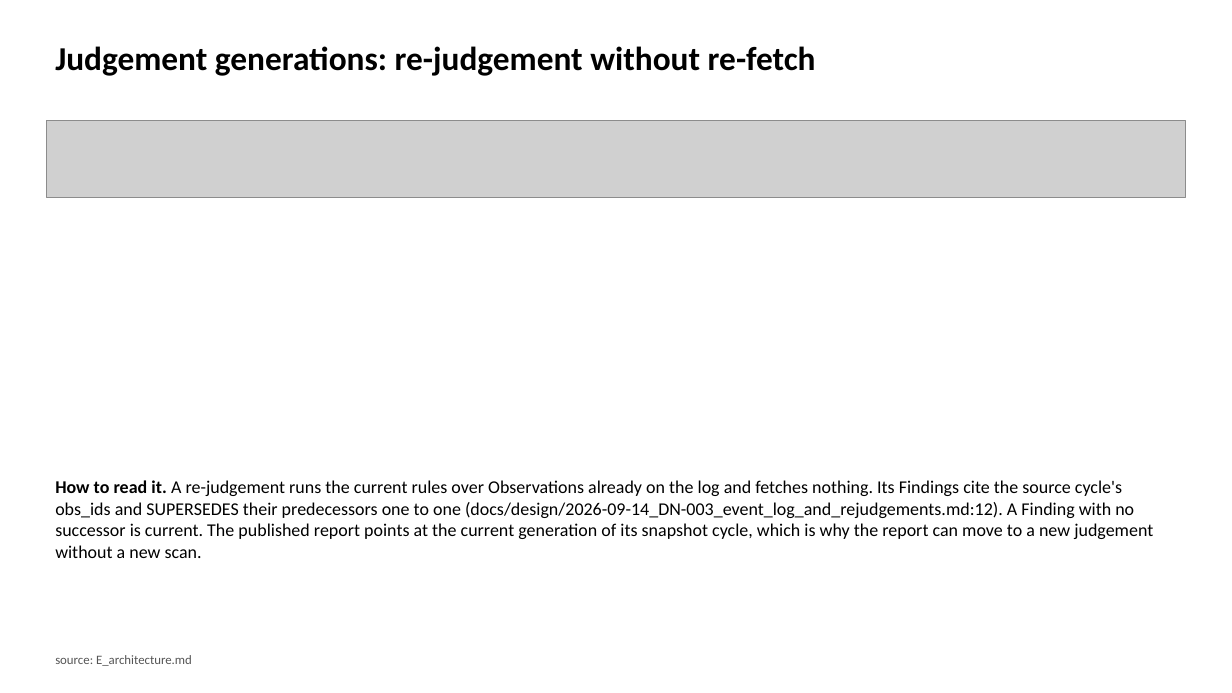
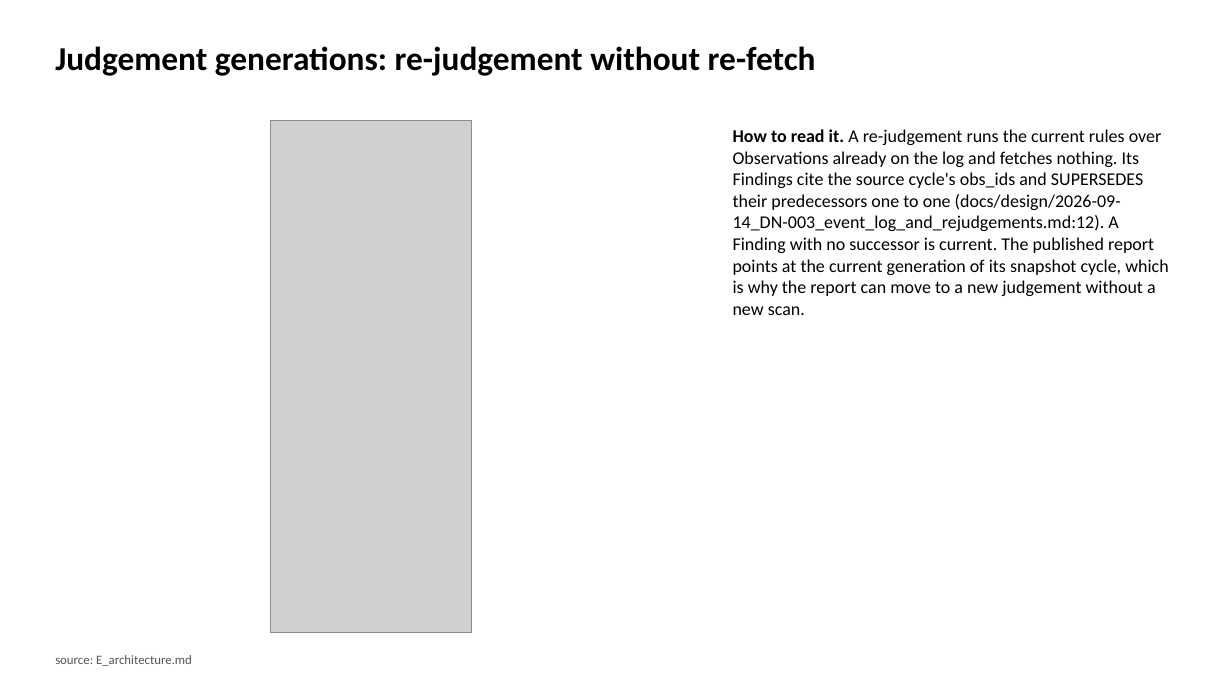
Before and after one commit to brockwebb/ai-readiness-kg, a slide deck: slide 43 of docs/deck/brief_deck.pptx (slide 52 before the commit). Drawn at 1232x693 pixels with LibreOffice and Linux fonts; fonts in the diff are those of the drawing; grey boxes stand for pictures. Boxes give left, top, right and bottom in pixels: in the first picture for what was removed or moved away, otherwise in the second. Text is boxed around its words. In the diff, an @@ line names an element or a change of style, - is before the commit and + after.

```diff
--- a/docs/deck/brief_deck.pptx
+++ b/docs/deck/brief_deck.pptx
@@ picture removed at <box>46,120,1186,197</box> @@
@@ picture added at <box>270,120,471,633</box> @@
@@ text "How to read it. A ..." rewrapped from <box>55,480,1153,558</box> to <box>733,129,1168,315</box> @@
```
Also in this commit, not shown: 6 other slides changed, 1 slide added, 227 slides removed, 8 other files.
